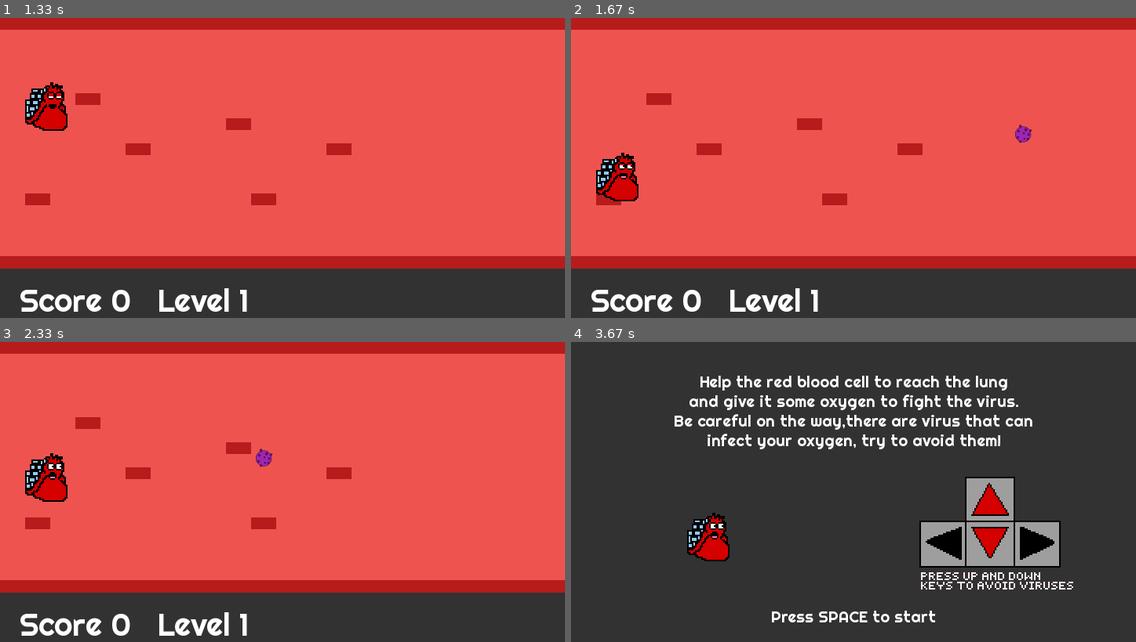
Above: before the commit, frames 1-4 (two rows, left to right).
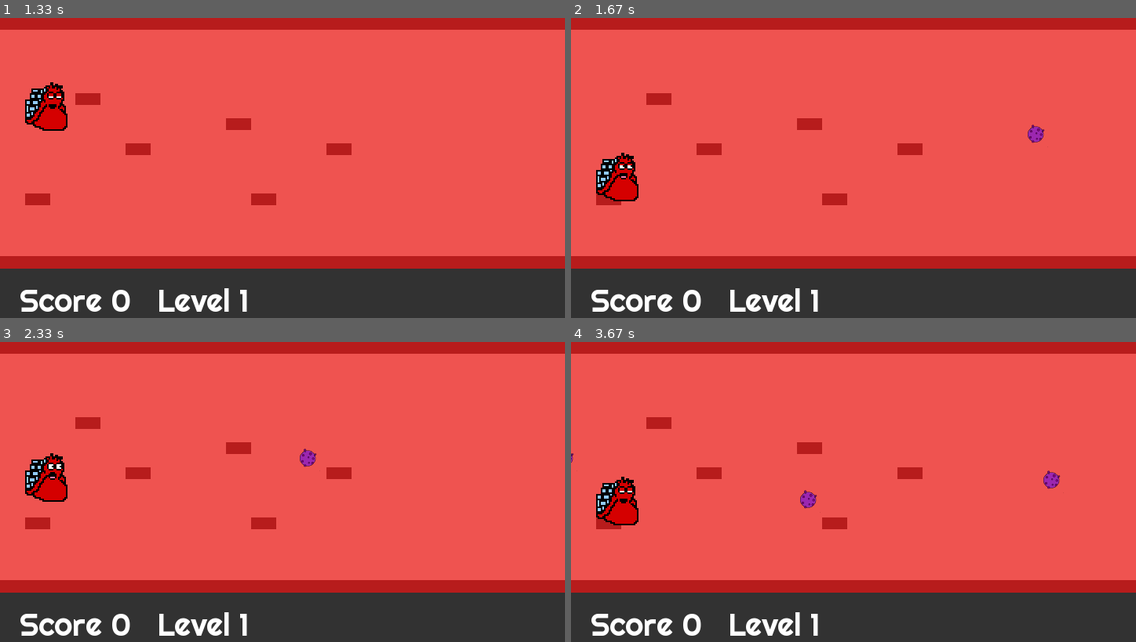
Above: after the commit, the same moments.

Repository: Moks8/pygame_virus
Game: pygame game, started from main.py
The game is run twice, just before and just after one commit, with the same random seed, the same clock (stepped at 60 frames per second) and the same inputs.
Inputs:
- Up to frame 1 (1.33 s): tap Space at 0.33 s; hold Down from 1.17 s (still down)
- Up to frame 2 (1.67 s): release Down at 1.63 s
- Up to frame 3 (2.33 s): hold Up 1.67-2.03 s; hold Down from 2.07 s (still down)
- Up to frame 4 (3.67 s): release Down at 2.43 s; hold Up 2.47-2.77 s; hold Down 2.8-3.1 s; tap Space at 3.13 s; tap A at 3.47 s

Frame 1 is identical in both runs. In frame 2, 0.2% of the frame differs, in the area x 78-85%, y 35-44%; in frame 3, 0.3%; in frame 4, 85%, in the area x 0-100%, y 0-98%.

Commit message:
Final commit

Diff:
--- a/main.py
+++ b/main.py
@@ -137,6 +137,9 @@
         self.scenes = []
         self.scenes = [Intro(),
                        Level1(),
+                       Level2(),
+                       Level3(),
+                       Level4(),
                        Final()]
         self.scene = self.scenes[self.current_scene]
         self.scene.set_scores(self.scores_db.get_scores(5))
--- a/scenes.py
+++ b/scenes.py
@@ -211,8 +211,8 @@
                        "./resources/arteria_borde_sup.png",
                        "./resources/arteria_borde_inf.png",
                        1,
-                       12,
-                       5)
+                       10,
+                       20)
 
                             #ms_to_virus, virus_vel, limit_virus
 
@@ -235,8 +235,8 @@
                        "./resources/arteria_borde_sup.png",
                        "./resources/arteria_borde_inf.png",
                        0.5,
-                       15,
-                       4)
+                       10,
+                       25)
 
                             #ms_to_virus, virus_vel, limit_virus
 
@@ -259,8 +259,8 @@
                        "./resources/vena_borde_sup.png",
                        "./resources/vena_borde_inf.png",
                        1,
-                       15,
-                       5)
+                       20,
+                       20)
 
 class Level4(Level):
     def __init__(self):
@@ -281,8 +281,8 @@
                        "./resources/vena_borde_sup.png",
                        "./resources/vena_borde_inf.png",
                        0.5,
-                       15,
-                       4)
+                       20,
+                       20)
 
 class Final(Level):
     def __init__(self):
Not shown, changed: README.md
